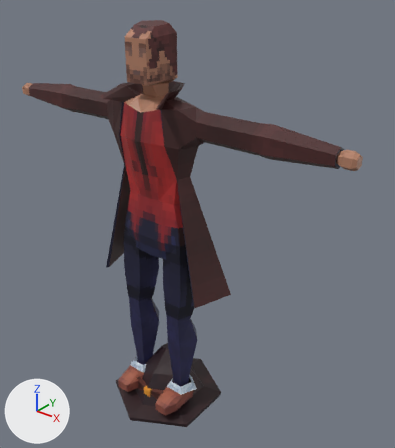
The Blender file Assets/Models/boss/boss.blend: old version first, new version second.
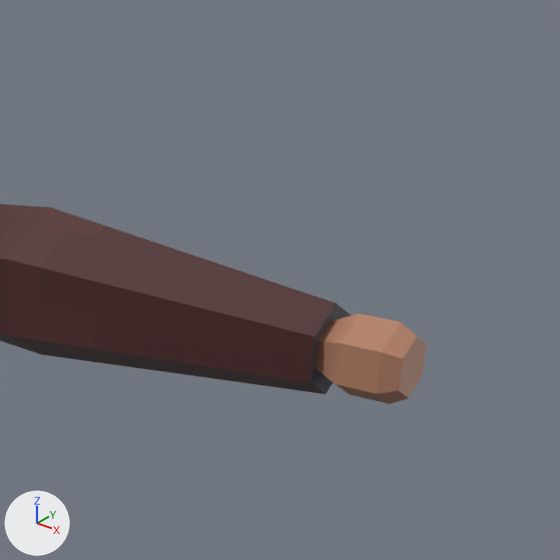
The first picture shows the older version from a 50 mm lens placed at (0.177, -0.192, 0.237), pointed at (0.012, 0.015, 0.109). The close-ups show both versions on the part from 66% to 100% of the width and 17% to 47% of the height of that picture. The lights are fixed; the arrows at lower left show +X, +Y and +Z.

Objects in the first close-up: 'Body'.
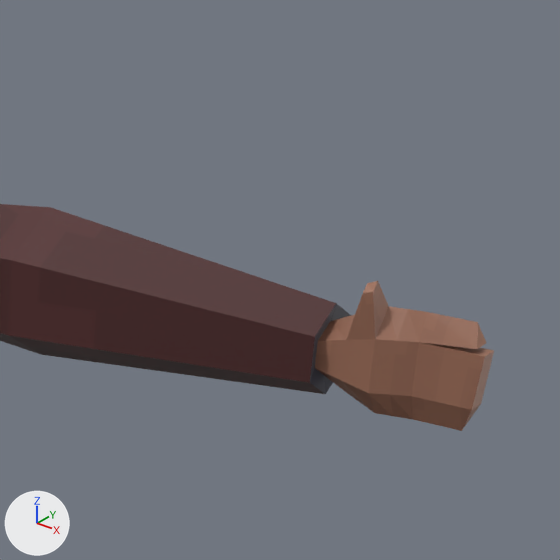
Changed parts and their boxes (x1, y1, x2, y2) in the close-ups (560 x 560 px):
```json
{"object": "Body", "change": "reshaped", "before": [0, 204, 427, 404], "after": [0, 204, 494, 431]}
{"part": 1, "of": "me_circle_001", "change": "built on", "before": [335, 313, 427, 404], "after": [341, 281, 494, 431]}
{"part": 2, "of": "me_circle_001", "change": "surface changed", "before": [315, 313, 389, 404], "after": [315, 315, 375, 413]}
```

Edits to the scene script, one JSON object a line:
```json
{"block": "me_circle_001", "where": "# used by ob_body; location = (0.0, 0.0, 0.0078)"}
{"op": "remove", "block": "me_circle_001", "code": "me_circle_001.from_pydata(...)  # 215 vertices, 200 faces; spans x 0.0..0.103, y -0.023..0.029, z -0.002..0.204"}
{"op": "add", "block": "me_circle_001", "code": "me_circle_001.from_pydata(...)  # 233 vertices, 220 faces; spans x 0.0..0.109, y -0.023..0.029, z -0.002..0.204"}
{"block": "me_circle_001", "change": "me_circle_001 part 1"}
{"block": "me_circle_001", "change": "7 vertices are removed from x 0.101..0.103, y -0.005..0.0, z 0.158..0.165"}
{"block": "me_circle_001", "change": "10 faces are deleted"}
{"block": "me_circle_001", "change": "9 vertices move from x 0.097..0.101, y -0.006..0.001, z 0.157..0.163 to x 0.097..0.101, y -0.005..0.0, z 0.156..0.163"}
{"block": "me_circle_001", "change": "18 vertices are added at x 0.098..0.109, y -0.005..-0.001, z 0.156..0.169"}
{"block": "me_circle_001", "change": "7 new vertices lie (0.0, 0.0, 0.005) away from vertices in x 0.101..0.109, y -0.006..-0.001, z 0.158..0.163"}
{"block": "me_circle_001", "change": "30 new faces join them"}
{"block": "me_circle_001", "change": "me_circle_001 part 2: 9 kept faces spanning x 0.094..0.1, y -0.005..0.0, z 0.156..0.165 get new texture (UV) coordinates"}
```
